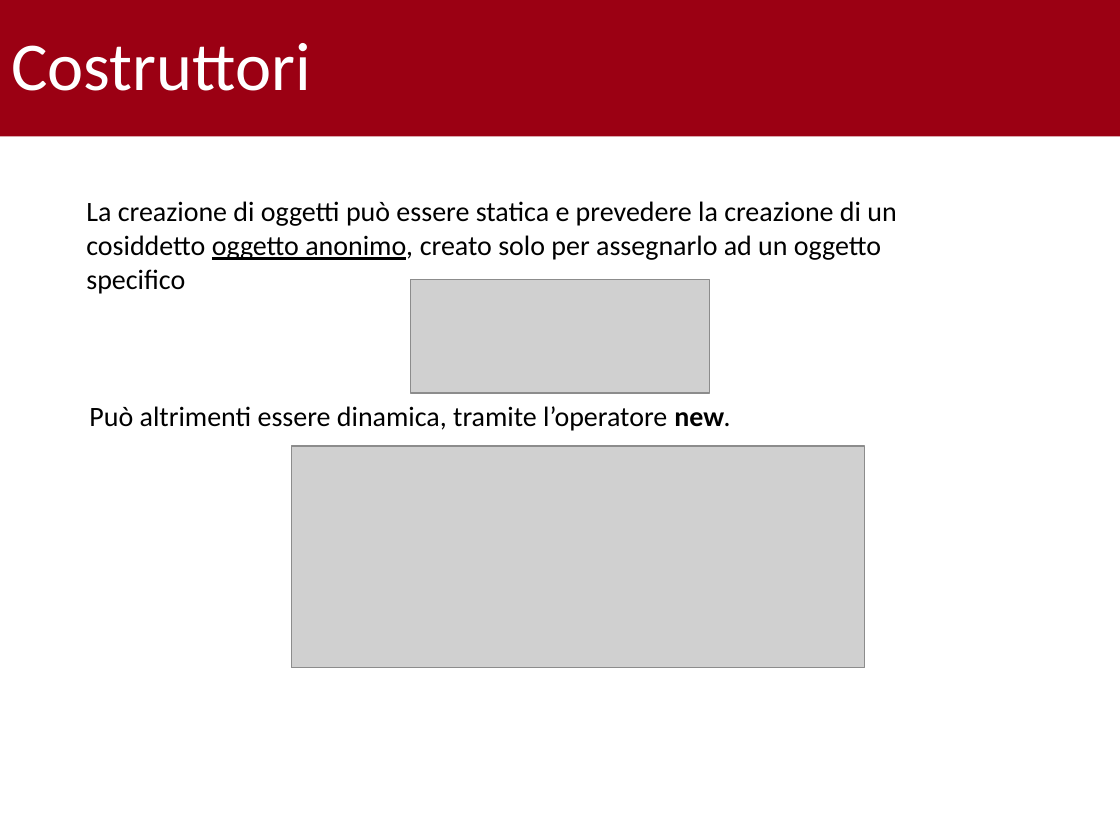
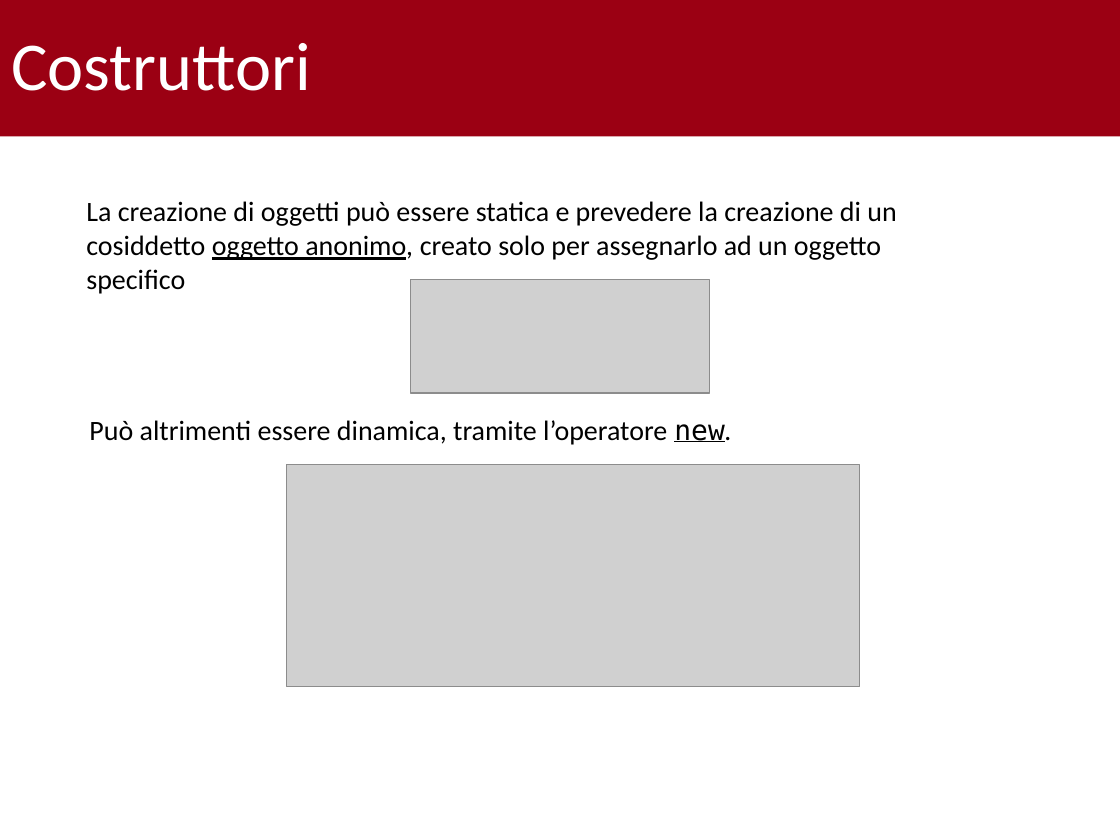
Before and after one commit to gabrielrovesti/Teaching-And-Tutoring, a slide deck: slide 10 of UniPD/P2 - Semestre 1/25-10/Tutorato 1.pptx (slide 9 before the commit). Drawn at 1120x840 pixels with LibreOffice and Linux fonts; fonts in the diff are those of the drawing; grey boxes stand for pictures; background and template pictures are left out. Boxes give left, top, right and bottom in pixels: in the first picture for what was removed or moved away, otherwise in the second. Text is boxed around its words. In the diff, an @@ line names an element or a change of style, - is before the commit and + after.

```diff
--- a/UniPD/P2 - Semestre 1/25-10/Tutorato 1.pptx
+++ b/UniPD/P2 - Semestre 1/25-10/Tutorato 1.pptx
@@ text "Può altrimenti essere dinamica, tramite ...": place and size @@
-text "Può altrimenti essere dinamica, tramite ..." at <box>89,406,731,431</box>
+text "Può altrimenti essere dinamica, tramite ..." at <box>89,420,732,445</box>
@@ text "Può altrimenti essere dinamica, tramite ..." at <box>89,420,732,445</box>: font Calibri to DejaVu Sans Mono, bold off, underline on in "new." @@
@@ picture: place and size @@
-picture at <box>291,446,865,668</box>
+picture at <box>287,465,860,687</box>
```
Also in this commit, not shown: 16 other slides changed, 6 slides added, 19 other files.
